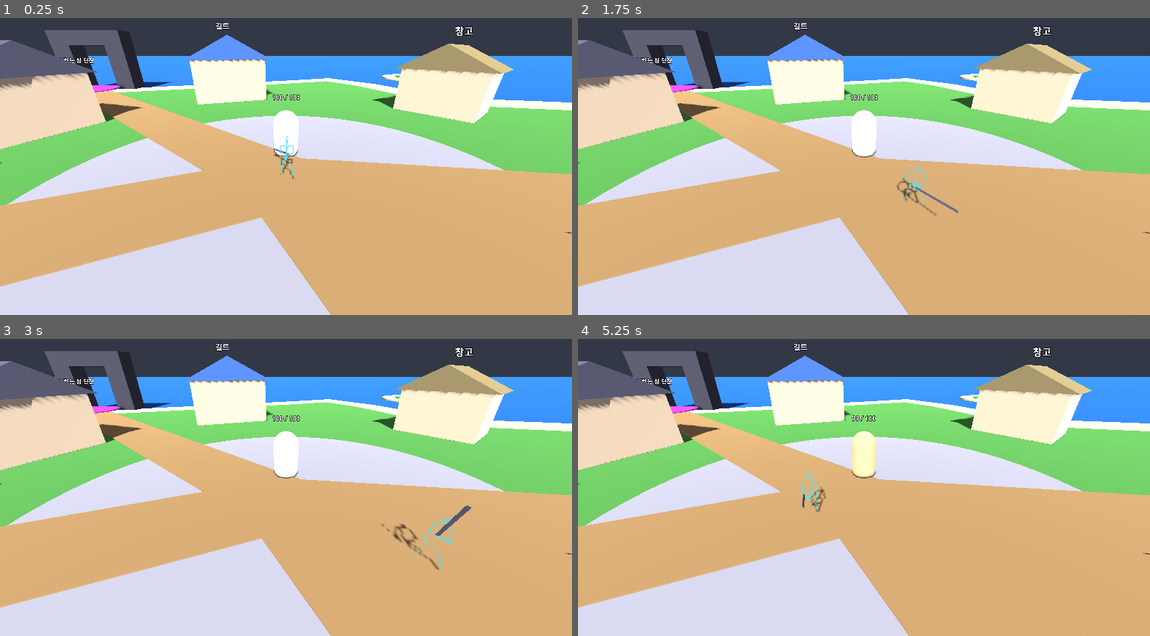
Above: before the commit, frames 1-4 (two rows, left to right).
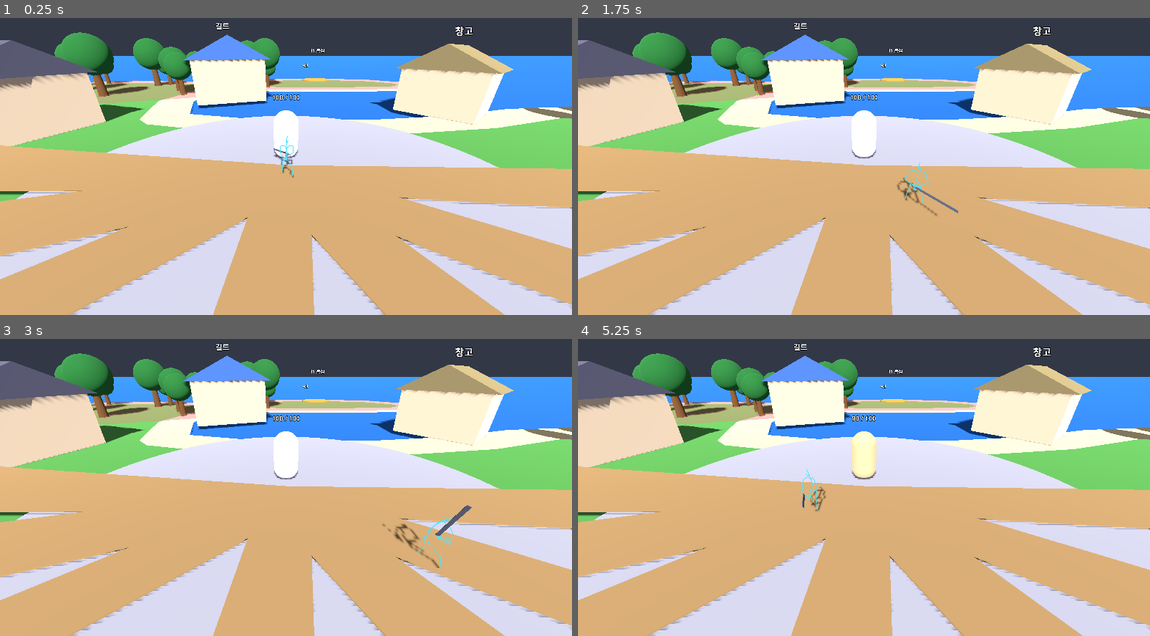
Above: after the commit, the same moments.

Repository: choiyoungun/emergency-process-local
Game: Godot game, scene res://scenes/main.tscn
Same seed, same stepped clock (60 frames per second), same inputs: the game is played once before the commit and once after it.
Inputs (mouse positions are in pixels of both pictures, inside the frame that each line leads up to):
- Up to frame 1 (0.25 s): no input
- Up to frame 2 (1.75 s): tap Enter at 0.5 s; move the mouse to (989, 136) at 0.52 s; hold D (move_right) 0.53-1.28 s; tap J (attack) at 0.6, 1.35 s; click (989, 136) at 0.67 s; tap Space at 0.77, 1.52 s; move the mouse to (749, 169) at 1.27 s; hold S (move_back) from 1.28 s (still down)
- Up to frame 3 (3 s): move the mouse to (343, 404) at 2.02 s; release S (move_back) at 2.03 s; hold D (move_right) 2.03-2.78 s; tap J (attack) at 2.1, 2.85 s; move the mouse to (257, 540) at 2.77 s; hold W (move_forward) from 2.78 s (still down); click (257, 540) at 2.92 s
- Up to frame 4 (5.25 s): tap Space at 3.02, 3.77, 4.52 s; move the mouse to (1035, 523) at 3.52 s; release W (move_forward) at 3.53 s; hold A (move_left) 3.53-5.03 s; tap J (attack) at 3.6, 4.35, 5.1 s; move the mouse to (692, 428) at 4.27 s; move the mouse to (892, 475) at 5.02 s; hold S (move_back) from 5.03 s (still down); click (892, 475) at 5.17 s

The runs differ from the first frame. In frame 1, 32% of the frame differs, in the area x 0-100%, y 4-100%; in frame 2, 32%; in frame 3, 32%; in frame 4, 32%.

Commit message:
Rebuild Talking Island from the detailed Inven map: outline, 13 POIs, element hunting regions
Co-Authored-By: Claude Sonnet 5.5 <noreply@anthropic.com>
Claude-Session: https://claude.ai/code/session_01Y28x93mMT5p1qb299pzQHS

Diff:
--- a/scripts/talking_island.gd
+++ b/scripts/talking_island.gd
@@ -3,29 +3,37 @@
 ## 참고 이미지의 픽셀 좌표를 그대로 상수로 두고 PX_SCALE 로 미터 변환한다.
 ## 월드 원점 = 마을 광장 (기사 시작 위치). 북쪽 = -Z.
 
-const PX_SCALE := 0.3                  # 참고 이미지 1px = 0.3m
-const VILLAGE_PX := Vector2(330, 890)  # 마을 광장 위치 (이미지 좌표)
-const BEACH_WIDTH := 4.0               # m
+const PX_SCALE := 0.1                  # 참고 지도 1px = 0.1m (섬 가로 약 175m)
+const VILLAGE_PX := Vector2(935, 375)  # 마을 광장 위치 (참고 지도 좌표, 2000x1022)
+const BEACH_WIDTH := 3.0               # m
 const PLAZA_RADIUS := 8.0
-const VILLAGE_CLEAR := 22.0            # 이 반경 안에는 나무 없음
-const TREE_COUNT := 260
-
-## 섬 윤곽 (이미지 좌표, 시계 방향). 북쪽의 만(bay)이 안으로 파고든 모양.
+const VILLAGE_CLEAR := 20.0            # 이 반경 안에는 나무 없음
+const TREE_COUNT := 450
+const SHOW_REGIONS := true             # 속성별 사냥터 색 구역 표시
+
+## 섬 윤곽 (참고 지도 좌표, 시계 방향). 북쪽에 만(bay)이 있고 북서 갈고리 모양 반도가 감싼다.
 const OUTLINE_PX := [
-	Vector2(165, 935), Vector2(180, 885), Vector2(215, 840), Vector2(260, 820),
-	Vector2(300, 805), Vector2(335, 790), Vector2(355, 780), Vector2(372, 805),
-	Vector2(385, 840), Vector2(420, 848), Vector2(452, 832), Vector2(472, 852),
-	Vector2(520, 870), Vector2(565, 870), Vector2(600, 880), Vector2(640, 885),
-	Vector2(680, 895), Vector2(712, 915), Vector2(700, 945), Vector2(670, 960),
-	Vector2(630, 975), Vector2(590, 985), Vector2(560, 990), Vector2(530, 1002),
-	Vector2(500, 1030), Vector2(470, 1045), Vector2(400, 1050), Vector2(330, 1050),
-	Vector2(270, 1040), Vector2(220, 1010), Vector2(180, 985), Vector2(160, 960),
+	Vector2(325, 240), Vector2(400, 225), Vector2(470, 235), Vector2(545, 195),
+	Vector2(580, 130), Vector2(640, 100), Vector2(730, 85), Vector2(800, 95),
+	Vector2(880, 70), Vector2(940, 55), Vector2(1010, 55), Vector2(1070, 70),
+	Vector2(1115, 105), Vector2(1120, 150), Vector2(1085, 180), Vector2(1020, 188),
+	Vector2(950, 190), Vector2(895, 185), Vector2(860, 200), Vector2(850, 240),
+	Vector2(865, 285), Vector2(920, 300), Vector2(990, 300), Vector2(1050, 290),
+	Vector2(1110, 270), Vector2(1170, 262), Vector2(1215, 290), Vector2(1240, 335),
+	Vector2(1235, 385), Vector2(1290, 395), Vector2(1330, 375), Vector2(1390, 375),
+	Vector2(1450, 365), Vector2(1520, 355), Vector2(1600, 345), Vector2(1700, 335),
+	Vector2(1800, 335), Vector2(1890, 355), Vector2(1950, 410), Vector2(1980, 470),
+	Vector2(1965, 540), Vector2(1900, 620), Vector2(1820, 690), Vector2(1720, 740),
+	Vector2(1620, 775), Vector2(1540, 790), Vector2(1480, 815), Vector2(1430, 870),
+	Vector2(1380, 915), Vector2(1250, 905), Vector2(1170, 885), Vector2(1090, 915),
+	Vector2(1000, 928), Vector2(900, 930), Vector2(800, 935), Vector2(700, 935),
+	Vector2(600, 925), Vector2(520, 905), Vector2(440, 860), Vector2(380, 810),
+	Vector2(350, 740), Vector2(300, 660), Vector2(250, 590), Vector2(228, 530),
+	Vector2(228, 470), Vector2(240, 420), Vector2(265, 375), Vector2(290, 345),
+	Vector2(325, 300),
 ]
 
-## 북쪽 만 안쪽의 작은 섬 [중심(이미지 좌표), 반경(px)]
-const ISLET_PX := [Vector2(412, 775), 22.0]
-
-## [이름, 각도(도, 0=동쪽, 시계 방향이 +), 광장 중심에서의 거리, 가로, 세로, 높이, 지붕 색]
+## 마을 광장 둘레 건물. [이름, 각도(도, 0=동쪽, 시계 방향이 +), 광장에서 거리, 가로, 세로, 높이, 지붕 색]
 const BUILDINGS := [
 	["상점", 20.0, 15.0, 5.0, 4.0, 3.0, Color(0.75, 0.35, 0.25)],
 	["여관", 70.0, 16.0, 6.0, 5.0, 3.5, Color(0.55, 0.35, 0.2)],
@@ -35,13 +43,45 @@
 	["창고", 320.0, 15.0, 5.0, 4.0, 3.0, Color(0.5, 0.45, 0.3)],
 ]
 
-## [이름, 이미지 좌표, 마커 색]
-const ZONES := [
-	["말하는 섬 던전", Vector2(255, 828), Color(0.6, 0.2, 0.8)],
-	["밭", Vector2(240, 925), Color(0.55, 0.4, 0.2)],
-	["고블린 사냥터", Vector2(400, 1005), Color(0.3, 0.8, 0.3)],
-	["늑대 사냥터", Vector2(620, 928), Color(0.9, 0.5, 0.2)],
-	["선착장", Vector2(515, 1008), Color(0.3, 0.6, 0.9)],
+## 지도의 번호 지점. [번호+이름, 지도 좌표, 마커 색, 길을 낼지]
+const POIS := [
+	["01.거미숲", Vector2(910, 665), Color(0.7, 0.8, 0.2), true],
+	["02.검은 기사단 선착장", Vector2(1233, 860), Color(0.3, 0.6, 0.9), true],
+	["03.검은 기사단 야영지", Vector2(1840, 460), Color(0.7, 0.7, 0.7), true],
+	["04.골렘의 집", Vector2(1255, 577), Color(0.9, 0.5, 0.2), true],
+	["05.군터의 집", Vector2(538, 355), Color(0.3, 0.8, 0.5), true],
+	["06.난쟁이 부락(동)", Vector2(1421, 388), Color(0.9, 0.5, 0.2), true],
+	["07.난쟁이 부락(서)", Vector2(660, 448), Color(0.9, 0.5, 0.2), true],
+	["08.말하는 섬 던전", Vector2(418, 373), Color(0.6, 0.2, 0.8), true],
+	["10.버려진 마을", Vector2(663, 614), Color(0.6, 0.5, 0.4), true],
+	["11.복섬", Vector2(980, 100), Color(0.9, 0.5, 0.2), false],
+	["12.오크망루", Vector2(423, 563), Color(0.3, 0.3, 0.9), true],
+	["13.오크부락", Vector2(424, 303), Color(0.3, 0.3, 0.9), true],
+]
+const DUNGEON_INDEX := 7
+const DOCK_INDEX := 1
+
+## 속성별 사냥터. [이름/몬스터, 색, 지도 좌표 다각형]
+## 빨강=불 취약, 파랑=물 취약, 노랑=땅 취약, 회색=흑기사단
+const RED := Color(0.85, 0.3, 0.3, 0.38)
+const BLUE := Color(0.35, 0.3, 0.9, 0.38)
+const YELLOW := Color(0.8, 0.8, 0.2, 0.45)
+const GRAY := Color(0.8, 0.8, 0.8, 0.30)
+const REGIONS := [
+	["늑대인간\n라이칸스로프, 골렘", RED, [Vector2(560, 200), Vector2(620, 110), Vector2(700, 95), Vector2(780, 100), Vector2(840, 140), Vector2(850, 230), Vector2(790, 255), Vector2(700, 255), Vector2(620, 245), Vector2(560, 215)]],
+	["복섬", RED, [Vector2(830, 110), Vector2(900, 70), Vector2(980, 65), Vector2(1060, 75), Vector2(1100, 110), Vector2(1090, 170), Vector2(1020, 185), Vector2(930, 185), Vector2(870, 170), Vector2(830, 150)]],
+	["오크부락\n오크 계열", BLUE, [Vector2(325, 240), Vector2(400, 228), Vector2(470, 235), Vector2(545, 300), Vector2(500, 330), Vector2(430, 320), Vector2(350, 320), Vector2(325, 290)]],
+	["던전 앞 오크\n오크, 창병, 궁수, 마법사, 좀비, 전사", BLUE, [Vector2(270, 375), Vector2(300, 340), Vector2(430, 350), Vector2(560, 345), Vector2(720, 310), Vector2(700, 350), Vector2(600, 400), Vector2(480, 480), Vector2(272, 505)]],
+	["난쟁이(서)\n드워프 창병, 검사, 궁수, 주술사", RED, [Vector2(470, 485), Vector2(600, 420), Vector2(690, 330), Vector2(780, 330), Vector2(840, 420), Vector2(870, 490), Vector2(830, 560), Vector2(740, 600), Vector2(640, 590), Vector2(560, 560), Vector2(480, 500)]],
+	["오크망루\n괴물 눈, 골렘, 오크 전 계열", BLUE, [Vector2(235, 520), Vector2(470, 490), Vector2(615, 540), Vector2(600, 590), Vector2(520, 660), Vector2(480, 730), Vector2(400, 725), Vector2(330, 650), Vector2(255, 570)]],
+	["셀로브, 웅골리언트", RED, [Vector2(850, 470), Vector2(920, 445), Vector2(1030, 455), Vector2(1130, 510), Vector2(1185, 555), Vector2(1160, 595), Vector2(1070, 610), Vector2(960, 600), Vector2(850, 600), Vector2(745, 600), Vector2(780, 540)]],
+	["거미숲\n떠도는 유령, 원한의 망령", YELLOW, [Vector2(785, 640), Vector2(830, 605), Vector2(1000, 600), Vector2(1145, 605), Vector2(1145, 660), Vector2(1060, 680), Vector2(940, 690), Vector2(830, 685), Vector2(790, 665)]],
+	["셀로브, 웅골리언트\n흑기사 정찰병", RED, [Vector2(800, 695), Vector2(1100, 680), Vector2(1160, 625), Vector2(1270, 640), Vector2(1290, 700), Vector2(1260, 760), Vector2(1190, 830), Vector2(1160, 870), Vector2(1075, 915), Vector2(1070, 790), Vector2(1000, 770), Vector2(920, 745), Vector2(800, 720)]],
+	["남서 오크\n오크, 창병, 궁수, 마법사, 좀비", BLUE, [Vector2(365, 800), Vector2(480, 730), Vector2(600, 715), Vector2(785, 720), Vector2(790, 925), Vector2(520, 905), Vector2(440, 860), Vector2(380, 820)]],
+	["남쪽 오크\n변종 셀로브, 웅골리언트, 오크 전 계열", BLUE, [Vector2(795, 725), Vector2(1000, 780), Vector2(1070, 800), Vector2(1075, 915), Vector2(930, 930), Vector2(800, 930), Vector2(760, 800)]],
+	["난쟁이(동)\n드워프 창병, 검사, 궁수, 주술사", RED, [Vector2(1195, 420), Vector2(1330, 395), Vector2(1430, 385), Vector2(1520, 360), Vector2(1610, 355), Vector2(1600, 430), Vector2(1520, 500), Vector2(1420, 580), Vector2(1300, 570), Vector2(1195, 460)]],
+	["검은 기사단 야영지\n장로, 흑기사, 다이어울프", GRAY, [Vector2(1660, 385), Vector2(1820, 380), Vector2(1960, 420), Vector2(1980, 480), Vector2(1930, 560), Vector2(1800, 650), Vector2(1700, 730), Vector2(1560, 780), Vector2(1440, 740), Vector2(1400, 640), Vector2(1500, 580), Vector2(1640, 500), Vector2(1670, 430)]],
+	["선착장", GRAY, [Vector2(1170, 700), Vector2(1300, 700), Vector2(1420, 740), Vector2(1400, 830), Vector2(1330, 880), Vector2(1230, 880), Vector2(1170, 860)]],
 ]
 
 var _rng := RandomNumberGenerator.new()
@@ -56,12 +96,12 @@
 	_build_water()
 	_add_land("Sand", sand, Color(0.85, 0.78, 0.55), 0.0, true)
 	_add_land("Grass", _grass, Color(0.3, 0.55, 0.25), 0.08, false)
-	_build_islet()
 	_add_disk("Plaza", Vector3.ZERO, PLAZA_RADIUS, Color(0.6, 0.6, 0.62), 0.14)
+	if SHOW_REGIONS:
+		_build_regions(sand)
 	_build_paths()
-	_build_farm()
 	_build_village()
-	_build_zones()
+	_build_pois()
 	_build_forest()
 
 
@@ -113,11 +153,6 @@
 		m.add_child(body)
 
 
-func _build_islet() -> void:
-	var c := _px(ISLET_PX[0])
-	var r: float = ISLET_PX[1] * PX_SCALE
-	_add_disk("IsletSand", c, r, Color(0.85, 0.78, 0.55), 0.0, true)
-	_add_disk("IsletGrass", c, r * 0.65, Color(0.3, 0.55, 0.25), 0.08)
 
 
 ## 윗면이 y=top 인 원판 (solid 면 충돌 포함)
@@ -146,7 +181,9 @@
 ## 마을 광장에서 각 구역으로 가는 흙길
 func _build_paths() -> void:
 	var dirt := _mat(Color(0.6, 0.48, 0.3))
-	for z in ZONES:
+	for z in POIS:
+		if not z[3]:
+			continue
 		var a := Vector3.ZERO
 		var b := _px(z[1])
 		var length := a.distance_to(b)
@@ -154,27 +191,14 @@
 			continue
 		var path := MeshInstance3D.new()
 		var mesh := BoxMesh.new()
-		mesh.size = Vector3(3.0, 0.04, length)
+		mesh.size = Vector3(1.6, 0.04, length)
 		path.mesh = mesh
 		path.material_override = dirt
-		path.position = (a + b) * 0.5 + Vector3(0, 0.2, 0)
+		path.position = (a + b) * 0.5 + Vector3(0, 0.24, 0)
 		path.rotation.y = atan2(-(b - a).x, -(b - a).z)
 		add_child(path)
 
 
-## 서쪽의 갈색 밭 구획
-func _build_farm() -> void:
-	var soil := _mat(Color(0.4, 0.28, 0.15))
-	var c := _px(ZONES[1][1])
-	for ix in 2:
-		for iz in 2:
-			var plot := MeshInstance3D.new()
-			var mesh := BoxMesh.new()
-			mesh.size = Vector3(9, 0.04, 6)
-			plot.mesh = mesh
-			plot.material_override = soil
-			plot.position = c + Vector3(ix * 11 - 5.5, 0.2, iz * 8 - 4)
-			add_child(plot)
 
 
 func _build_village() -> void:
@@ -217,21 +241,53 @@
 	body.add_child(_label(house_name, Vector3(0, size.y * 1.6 + 0.5, 0)))
 
 
-func _build_zones() -> void:
-	for z in ZONES:
+
+
+## 속성별 사냥터를 반투명 색으로 덮고 이름/몬스터를 라벨로 표시 (섬 밖은 잘라냄)
+func _build_regions(land: PackedVector2Array) -> void:
+	for r in REGIONS:
+		var poly := _to_world(r[2])
+		var clipped := Geometry2D.intersect_polygons(poly, land)
+		for part in clipped:
+			var idx := Geometry2D.triangulate_polygon(part)
+			if idx.is_empty():
+				continue
+			var st := SurfaceTool.new()
+			st.begin(Mesh.PRIMITIVE_TRIANGLES)
+			for i in idx:
+				st.set_normal(Vector3.UP)
+				st.add_vertex(Vector3(part[i].x, 0.16, part[i].y))
+			var m := MeshInstance3D.new()
+			m.mesh = st.commit()
+			var mat := _mat(r[1])
+			mat.transparency = BaseMaterial3D.TRANSPARENCY_ALPHA
+			mat.cull_mode = BaseMaterial3D.CULL_DISABLED
+			m.material_override = mat
+			add_child(m)
+		var c := Vector2.ZERO
+		for p in poly:
+			c += p
+		c /= poly.size()
+		var l := _label(r[0], Vector3(c.x, 2.5, c.y))
+		l.font_size = 40
+		add_child(l)
+
+
+func _build_pois() -> void:
+	for z in POIS:
 		var pos := _px(z[1])
 		var marker := MeshInstance3D.new()
 		var mesh := CylinderMesh.new()
-		mesh.top_radius = 3.0
-		mesh.bottom_radius = 3.0
+		mesh.top_radius = 2.0
+		mesh.bottom_radius = 2.0
 		mesh.height = 0.1
 		marker.mesh = mesh
-		marker.position = pos + Vector3(0, 0.3, 0)
+		marker.position = pos + Vector3(0, 0.34, 0)
 		marker.material_override = _mat(z[2])
 		add_child(marker)
-		marker.add_child(_label(z[0], Vector3(0, 3.0, 0)))
-	_build_dungeon_gate(_px(ZONES[0][1]))
-	_build_dock(_px(ZONES[4][1]))
+		marker.add_child(_label(z[0], Vector3(0, 4.0, 0)))
+	_build_dungeon_gate(_px(POIS[DUNGEON_INDEX][1]))
+	_build_dock(_px(POIS[DOCK_INDEX][1]))
 
 
 func _build_dungeon_gate(pos: Vector3) -> void:
@@ -241,10 +297,10 @@
 	_add_block(pos + Vector3(0, 5.5, -3.0), Vector3(8, 1.5, 2), rock)
 
 
-## 선착장 부두 + 배(단순 상자)
+## 선착장 부두 + 배(단순 상자). 부두는 남쪽 바다로 뻗고 배는 그 옆에 정박
 func _build_dock(pos: Vector3) -> void:
-	_add_block(pos + Vector3(0, 0.1, 6), Vector3(4, 0.2, 10), _mat(Color(0.45, 0.32, 0.2)), false)
-	_add_block(pos + Vector3(0, 1.2, 14), Vector3(7, 2.4, 14), _mat(Color(0.55, 0.15, 0.12)), false)
+	_add_block(pos + Vector3(0, 0.1, 8), Vector3(3, 0.2, 10), _mat(Color(0.45, 0.32, 0.2)), false)
+	_add_block(pos + Vector3(7, 1.5, 15), Vector3(6, 3.0, 14), _mat(Color(0.55, 0.15, 0.12)), false)
 
 
 func _add_block(pos: Vector3, size: Vector3, mat: Material, solid := true) -> void:
@@ -265,21 +321,18 @@
 	add_child(body)
 
 
-## 나무는 MultiMesh(모바일 성능) + 충돌 없음. 남쪽(+Z)일수록 빽빽하게.
+## 나무는 MultiMesh(모바일 성능) + 충돌 없음.
 func _build_forest() -> void:
 	var spots: Array[Vector3] = []
 	var scales: Array[float] = []
 	var tries := 0
 	while spots.size() < TREE_COUNT and tries < TREE_COUNT * 40:
 		tries += 1
-		var p := Vector2(_rng.randf_range(-60, 120), _rng.randf_range(-35, 50))
+		var p := Vector2(_rng.randf_range(-75, 105), _rng.randf_range(-33, 56))
 		if not Geometry2D.is_point_in_polygon(p, _grass):
 			continue
 		var v := Vector3(p.x, 0, p.y)
 		if v.length() < VILLAGE_CLEAR or _near_zone(v):
-			continue
-		var south_bias := clampf((p.y + 10.0) / 40.0, 0.1, 1.0)
-		if _rng.randf() > south_bias:
 			continue
 		spots.append(v)
 		scales.append(_rng.randf_range(0.8, 1.4))
@@ -312,7 +365,7 @@
 
 
 func _near_zone(p: Vector3) -> bool:
-	for z in ZONES:
+	for z in POIS:
 		if p.distance_to(_px(z[1])) < 7.0:
 			return true
 	return false
Binary file removed: docs/talking_island_reference.jpg
Not shown, changed: README.md
